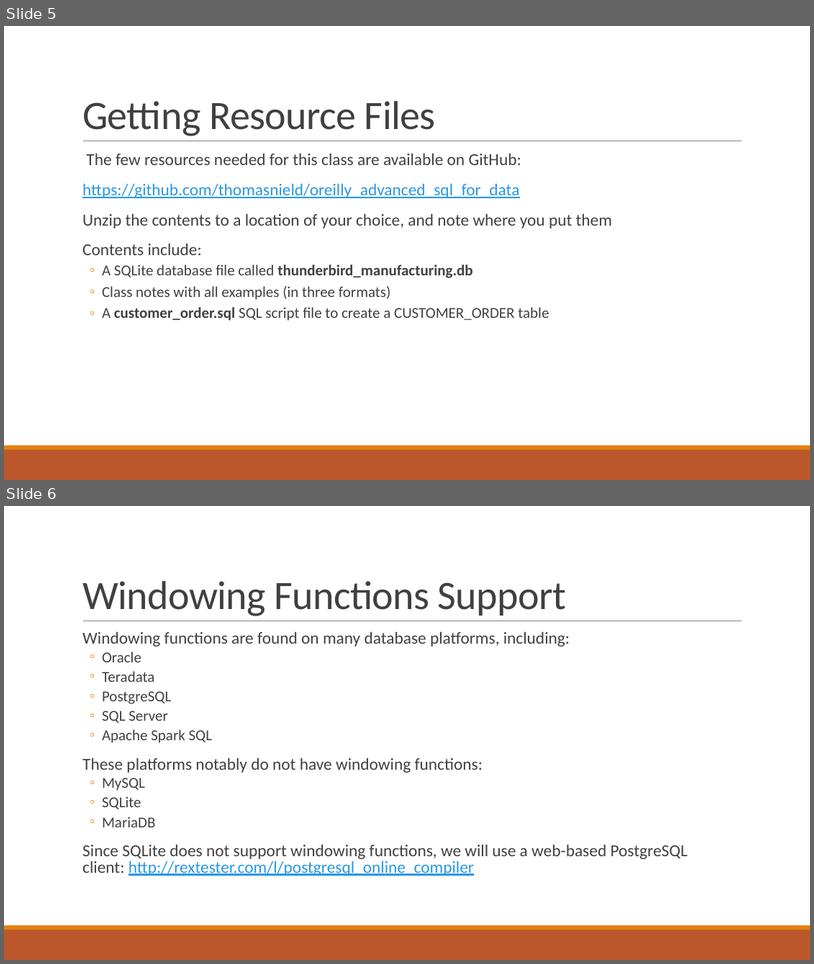
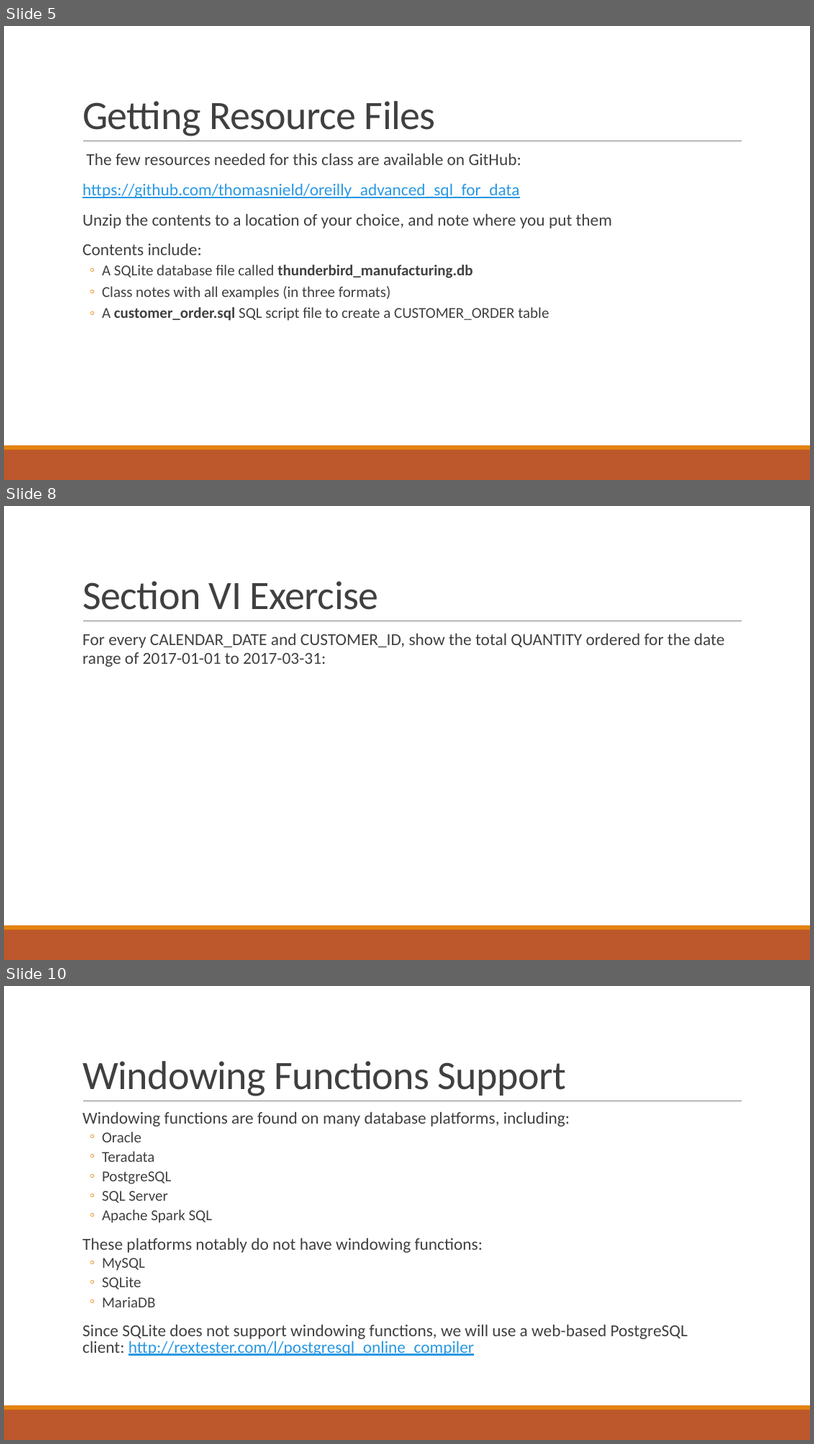
Before and after one commit to thomasnield/oreilly_intermediate_sql_for_data, a slide deck: oreilly_advanced_sql_for_data_analysis.pptx. Shown one above the other, each under a label of ours: slides 5 and 6 before the commit, slides 5, 8 and 10 after it; the slides between them are not shown. The pictures are 814x964 and 814x1444 pixels, drawn with LibreOffice and Linux fonts; fonts in the diff are those of the drawing. Boxes give left, top, right and bottom in pixels: in the first picture for what was removed or moved away, otherwise in the second. Text is boxed around its words. In the diff, an @@ line names an element or a change of style, - is before the commit and + after.

```diff
--- a/oreilly_advanced_sql_for_data_analysis.pptx
+++ b/oreilly_advanced_sql_for_data_analysis.pptx
@@ slide 8 added at (4, 506, 810, 960), background #FFFFFF; not listed: 3 template elements that a slide beside it also shows @@
@@ title added at (82, 581, 379, 610), 48 pt, text #404040 @@
+Section VI Exercise
@@ text added at (82, 633, 725, 667), 20 pt, text #404040 @@
+  For every CALENDAR_DATE and CUSTOMER_ID, show the total QUANTITY ordered for the date range of 2017-01-01 to 2017-03-31:
@@ what was slide 6 is now slide 10 @@
```
Also in this commit, not shown: 3 other slides added.
